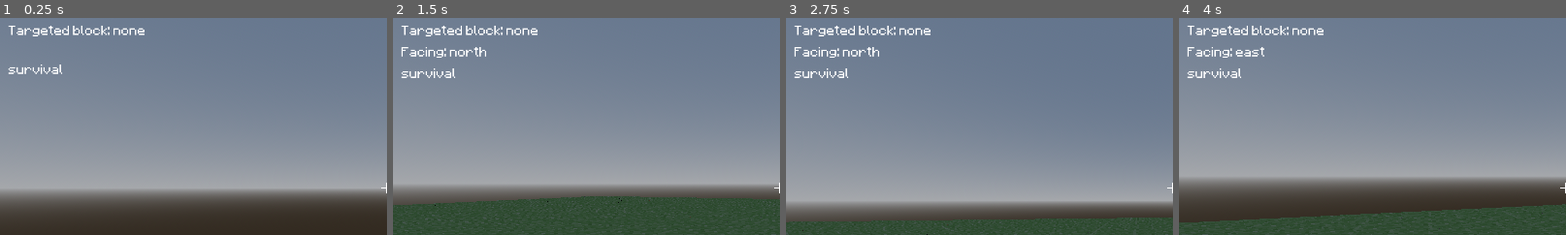
Above: before the commit, frames 1-4 (left to right).
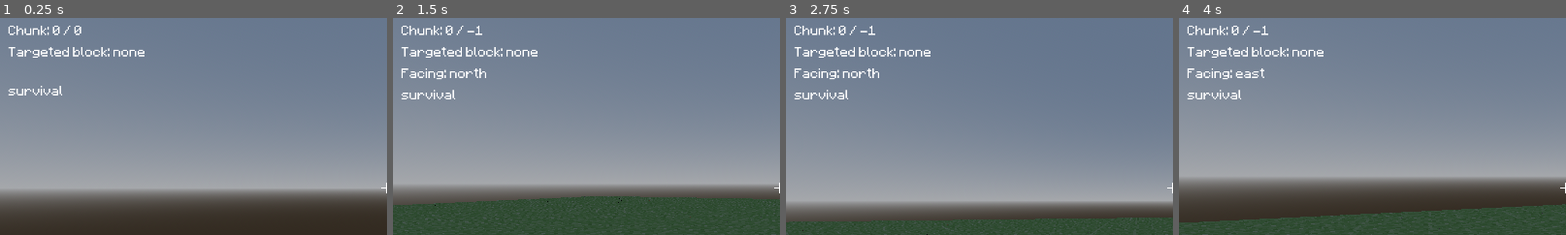
Above: after the commit, the same moments.

Repository: javier-adrian/voxel-gds
Game: Godot game, scene res://level.tscn
The game is run twice, just before and just after one commit, with the same random seed, the same clock (stepped at 60 frames per second) and the same inputs.
Inputs (mouse positions are % of the whole screen's width and height, from its top left):
- Up to frame 1 (0.25 s): no input
- Up to frame 2 (1.5 s): move the mouse to (55, 50) at 0.52 s; hold W (Forward) from 0.53 s (still down); click (55, 50) at 0.6 s; move the mouse to (45, 50) at 1.27 s; right-click (45, 50) at 1.35 s
- Up to frame 3 (2.75 s): keep holding W (Forward); move the mouse to (52, 48) at 2.02 s; hold Shift (Sprint) from 2.03 s (still down)
- Up to frame 4 (4 s): keep holding W (Forward); move the mouse to (49, 52) at 2.77 s; release Shift (Sprint) at 2.78 s; click (49, 52) at 2.85 s; move the mouse to (57, 51) at 3.52 s; right-click (57, 51) at 3.6 s
The pictures show only the part of the screen within x 0-50%, y 11-61%; the shares and areas given below are measured in that part.

The runs differ from the first frame. In frame 1, 1.8% of the frame differs, in the area x 2-38%, y 3-36%; in frame 2, 2.0%; in frame 3, 2.0%, in the area x 2-38%, y 3-38%; in frame 4, 1.9%.

Commit message:
add chunk position info to debug screen

Diff:
--- a/player.gd
+++ b/player.gd
@@ -14,6 +14,7 @@
 @export var gamemode: Label
 @export var targeted: Label
 @export var facing: Label
+@export var chunk: Label
 @export var survival: bool
 
 var lookAngles = Vector2.ZERO
@@ -127,3 +128,5 @@
 	)
 	fps.text = str(Engine.get_frames_per_second()) + " fps"
 	gamemode.text = "survival" if survival else "creative"
+
+	chunk.text = "Chunk: " + str(floori(global_position.x / 32)) + " / " + str(floori(global_position.z / 32))
--- a/player.tscn
+++ b/player.tscn
@@ -15,7 +15,7 @@
 material = SubResource("StandardMaterial3D_8j2cv")
 size = Vector3(1.01, 1.01, 1.01)
 
-[node name="Player" type="CharacterBody3D" node_paths=PackedStringArray("head", "cam", "RayCast", "highlighter", "coords", "fps", "gamemode", "targeted", "facing")]
+[node name="Player" type="CharacterBody3D" node_paths=PackedStringArray("head", "cam", "RayCast", "highlighter", "coords", "fps", "gamemode", "targeted", "facing", "chunk")]
 script = ExtResource("1_g3lm8")
 jump = 8.5
 walkSpeed = 5.0
@@ -29,6 +29,7 @@
 gamemode = NodePath("UserInterface/MarginContainer/VBoxContainer/GameModeLabel")
 targeted = NodePath("UserInterface/MarginContainer/VBoxContainer/TargetedLabel")
 facing = NodePath("UserInterface/MarginContainer/VBoxContainer/FacingLabel")
+chunk = NodePath("UserInterface/MarginContainer/VBoxContainer/ChunkLabel")
 
 [node name="UserInterface" type="Control" parent="."]
 layout_mode = 3
@@ -86,6 +87,10 @@
 layout_mode = 2
 theme_override_fonts/font = ExtResource("2_8ggpf")
 
+[node name="ChunkLabel" type="Label" parent="UserInterface/MarginContainer/VBoxContainer"]
+layout_mode = 2
+theme_override_fonts/font = ExtResource("2_8ggpf")
+
 [node name="TargetedLabel" type="Label" parent="UserInterface/MarginContainer/VBoxContainer"]
 layout_mode = 2
 theme_override_fonts/font = ExtResource("2_8ggpf")
